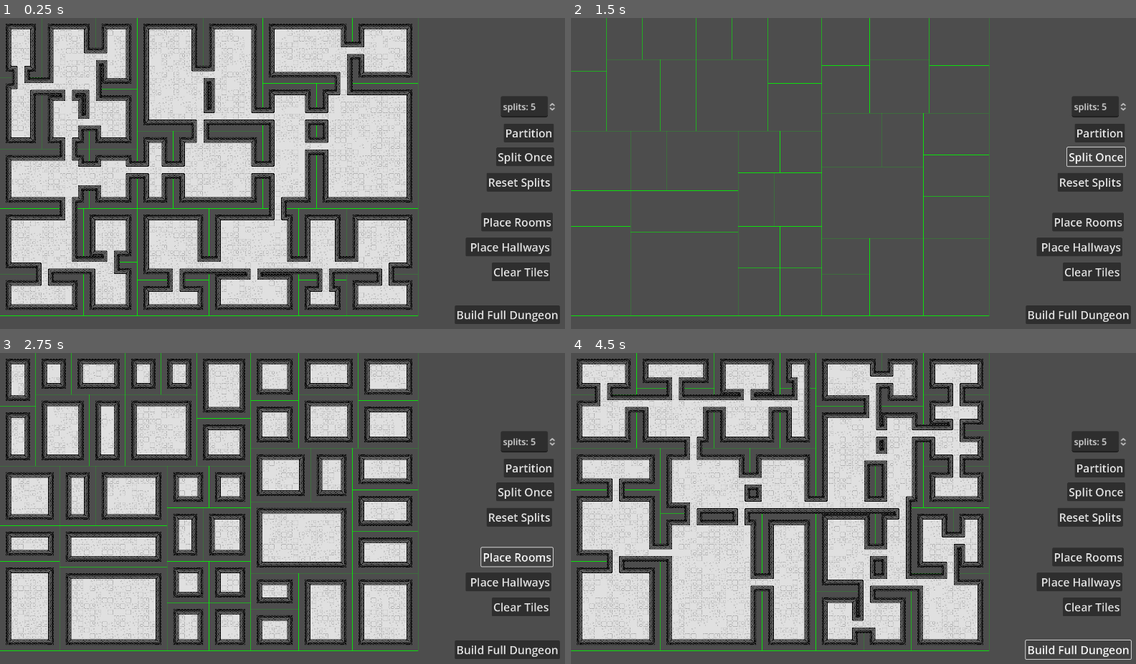
Above: before the commit, frames 1-4 (two rows, left to right).
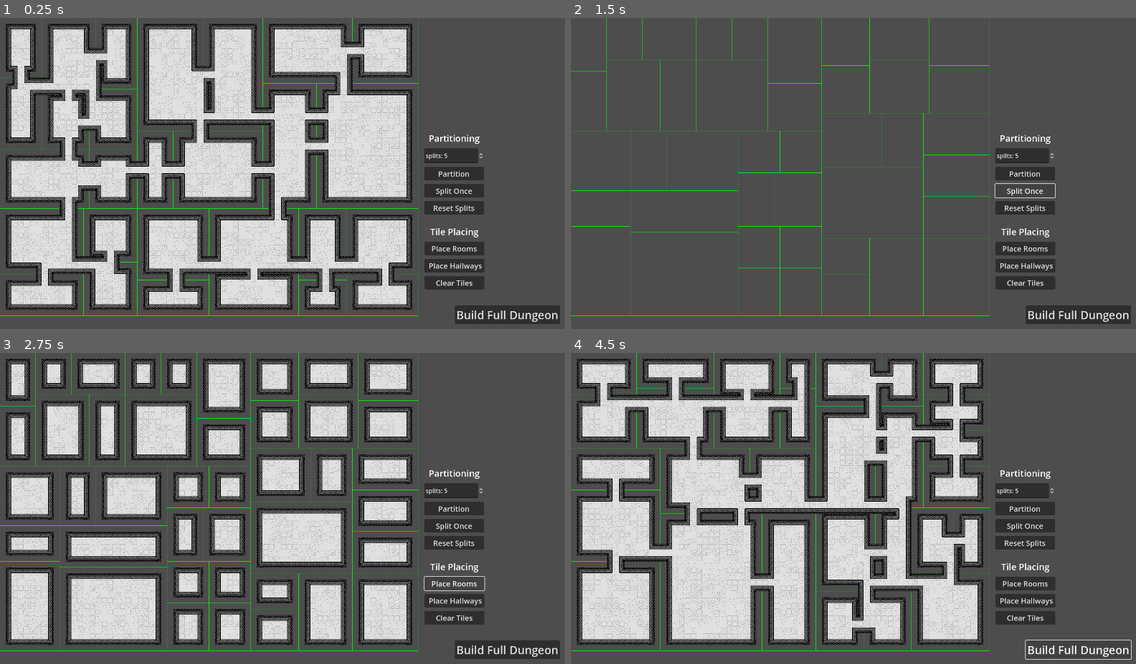
Above: after the commit, the same moments.

Repository: IanLum/Procedural-Dungeon-Generation
Game: Godot game, scene res://main.tscn
Same seed, same stepped clock (60 frames per second), same inputs: the game is played once before the commit and once after it.
Inputs:
- Up to frame 1 (0.25 s): no input
- Up to frame 2 (1.5 s): click "Partition" at 0.5 s; click "Split Once" at 1.25 s
- Up to frame 3 (2.75 s): click "Place Rooms" at 2 s
- Up to frame 4 (4.5 s): click "Place Hallways" at 2.75 s; click "Clear Tiles" at 3.5 s; click "Build Full Dungeon" at 4.25 s

The runs differ from the first frame. In frame 1, 7.4% of the frame differs, in the area x 75-99%, y 25-88%; in frame 2, 6.7%; in frame 3, 6.8%; in frame 4, 7.4%.

Commit message:
tweak button arrangement

Diff:
--- a/main.tscn
+++ b/main.tscn
@@ -10,114 +10,66 @@
 
 [node name="CanvasLayer" type="CanvasLayer" parent="."]
 
-[node name="SpacePartitioning" type="Node" parent="CanvasLayer"]
+[node name="SpacePartitioning" type="VBoxContainer" parent="CanvasLayer"]
+offset_left = 1136.0
+offset_top = 306.0
+offset_right = 1296.0
+offset_bottom = 531.0
+theme_override_constants/separation = 10
+
+[node name="Label" type="Label" parent="CanvasLayer/SpacePartitioning"]
+layout_mode = 2
+theme_override_font_sizes/font_size = 24
+text = "Partitioning"
+horizontal_alignment = 1
 
 [node name="NumSplits" type="SpinBox" parent="CanvasLayer/SpacePartitioning"]
-anchors_preset = 3
-anchor_left = 1.0
-anchor_top = 1.0
-anchor_right = 1.0
-anchor_bottom = 1.0
-offset_left = -195.0
-offset_top = -654.0
-offset_right = -95.0
-offset_bottom = -616.0
-grow_horizontal = 0
-grow_vertical = 0
-scale = Vector2(1.5, 1.5)
+custom_minimum_size = Vector2(0, 40)
+layout_mode = 2
 value = 5.0
 prefix = "splits:"
 
 [node name="Partition" type="Button" parent="CanvasLayer/SpacePartitioning"]
-anchors_preset = 3
-anchor_left = 1.0
-anchor_top = 1.0
-anchor_right = 1.0
-anchor_bottom = 1.0
-offset_left = -186.0
-offset_top = -580.0
-offset_right = -53.0
-offset_bottom = -530.0
-grow_horizontal = 0
-grow_vertical = 0
-theme_override_font_sizes/font_size = 30
+layout_mode = 2
+theme_override_font_sizes/font_size = 20
 text = "Partition"
 
 [node name="SplitOnce" type="Button" parent="CanvasLayer/SpacePartitioning"]
-anchors_preset = 3
-anchor_left = 1.0
-anchor_top = 1.0
-anchor_right = 1.0
-anchor_bottom = 1.0
-offset_left = -207.0
-offset_top = -516.0
-offset_right = -52.0
-offset_bottom = -466.0
-grow_horizontal = 0
-grow_vertical = 0
-theme_override_font_sizes/font_size = 30
+layout_mode = 2
+theme_override_font_sizes/font_size = 20
 text = "Split Once"
 
 [node name="ResetSplits" type="Button" parent="CanvasLayer/SpacePartitioning"]
-anchors_preset = 3
-anchor_left = 1.0
-anchor_top = 1.0
-anchor_right = 1.0
-anchor_bottom = 1.0
-offset_left = -233.0
-offset_top = -448.0
-offset_right = -58.0
-offset_bottom = -398.0
-grow_horizontal = 0
-grow_vertical = 0
-theme_override_font_sizes/font_size = 30
+layout_mode = 2
+theme_override_font_sizes/font_size = 20
 text = "Reset Splits"
 
-[node name="TilePlacing" type="Node" parent="CanvasLayer"]
+[node name="TilePlacing" type="VBoxContainer" parent="CanvasLayer"]
+offset_left = 1137.0
+offset_top = 557.0
+offset_right = 1297.0
+offset_bottom = 732.0
+theme_override_constants/separation = 10
+
+[node name="Label" type="Label" parent="CanvasLayer/TilePlacing"]
+layout_mode = 2
+theme_override_font_sizes/font_size = 24
+text = "Tile Placing"
+horizontal_alignment = 1
 
 [node name="PlaceRooms" type="Button" parent="CanvasLayer/TilePlacing"]
-anchors_preset = 3
-anchor_left = 1.0
-anchor_top = 1.0
-anchor_right = 1.0
-anchor_bottom = 1.0
-offset_left = -246.0
-offset_top = -341.0
-offset_right = -56.0
-offset_bottom = -291.0
-grow_horizontal = 0
-grow_vertical = 0
-theme_override_font_sizes/font_size = 30
+layout_mode = 2
+theme_override_font_sizes/font_size = 20
 text = "Place Rooms"
 
 [node name="PlaceHallways" type="Button" parent="CanvasLayer/TilePlacing"]
-anchors_preset = 3
-anchor_left = 1.0
-anchor_top = 1.0
-anchor_right = 1.0
-anchor_bottom = 1.0
-offset_left = -288.0
-offset_top = -274.0
-offset_right = -60.0
-offset_bottom = -224.0
-grow_horizontal = 0
-grow_vertical = 0
-theme_override_font_sizes/font_size = 30
+layout_mode = 2
+theme_override_font_sizes/font_size = 20
 text = " Place Hallways"
 
 [node name="ClearTiles" type="Button" parent="CanvasLayer/TilePlacing"]
-anchors_preset = 3
-anchor_left = 1.0
-anchor_top = 1.0
-anchor_right = 1.0
-anchor_bottom = 1.0
-offset_left = -218.0
-offset_top = -207.0
-offset_right = -63.0
-offset_bottom = -157.0
-grow_horizontal = 0
-grow_vertical = 0
-theme_override_font_sizes/font_size = 30
+layout_mode = 2
+theme_override_font_sizes/font_size = 20
 text = "Clear Tiles"
 
 [node name="Reroll" type="Button" parent="CanvasLayer"]
